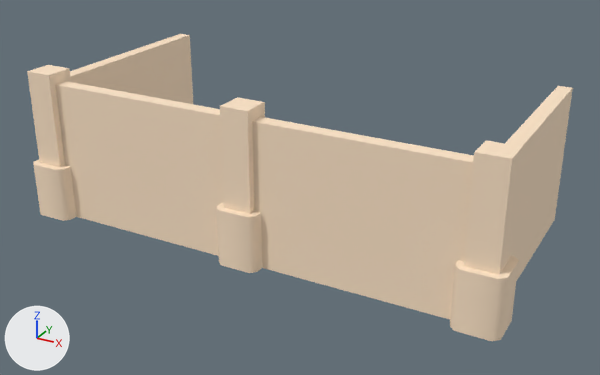
A saved change to the glTF model assets/kenney/citysuburban/fence-1x2.glb.
One viewpoint serves both versions: a 50 mm camera at (0.666, -1.227, 0.665) aimed at (0.014, -0.042, 0.073). The axes (+X, +Y, +Z) are drawn at lower left. The lights are the same throughout. The first picture is the older version.

Before the edit, the objects in view are built like this:
```python
me_fence_1x2 = bpy.data.meshes.new('fence-1x2')
me_fence_1x2.from_pydata(...)  # 104 vertices, 156 faces; spans x -0.438..0.438, y -0.238..0.2, z 0.0..0.27
me_fence_1x2.materials.append(mat_colormap)
ob_fence_1x2 = bpy.data.objects.new('fence-1x2', me_fence_1x2)
ob_fence_1x2.location = (0.0, 0.0, 0.0)
```
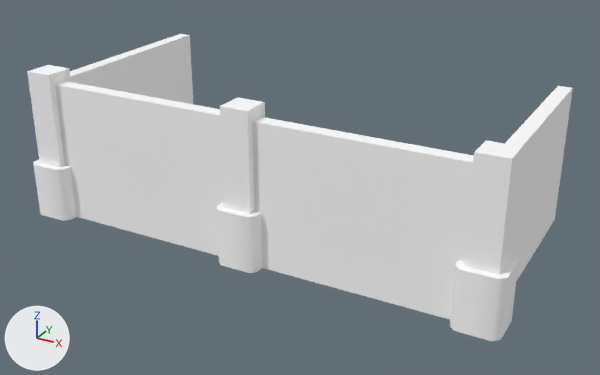
Location of each change, [x1, y1, x2, y2] in pixels of the pictures (600 x 375 px):
'fence-1x2', recoloured
    both: [27, 34, 573, 341]

What the commit changed:
Material 'colormap.030' (mat_colormap_030) is new.
Its base color is (1.0, 1.0, 1.0) (white #ffffff).
Its roughness is 1.0.
me_fence_1x2 has 104 vertices, 156 faces and spans x -0.438..0.438, y -0.238..0.2, z 0.0..0.27.
me_fence_1x2 no longer uses material mat_colormap.
me_fence_1x2 gains material mat_colormap_030 (white #ffffff).
